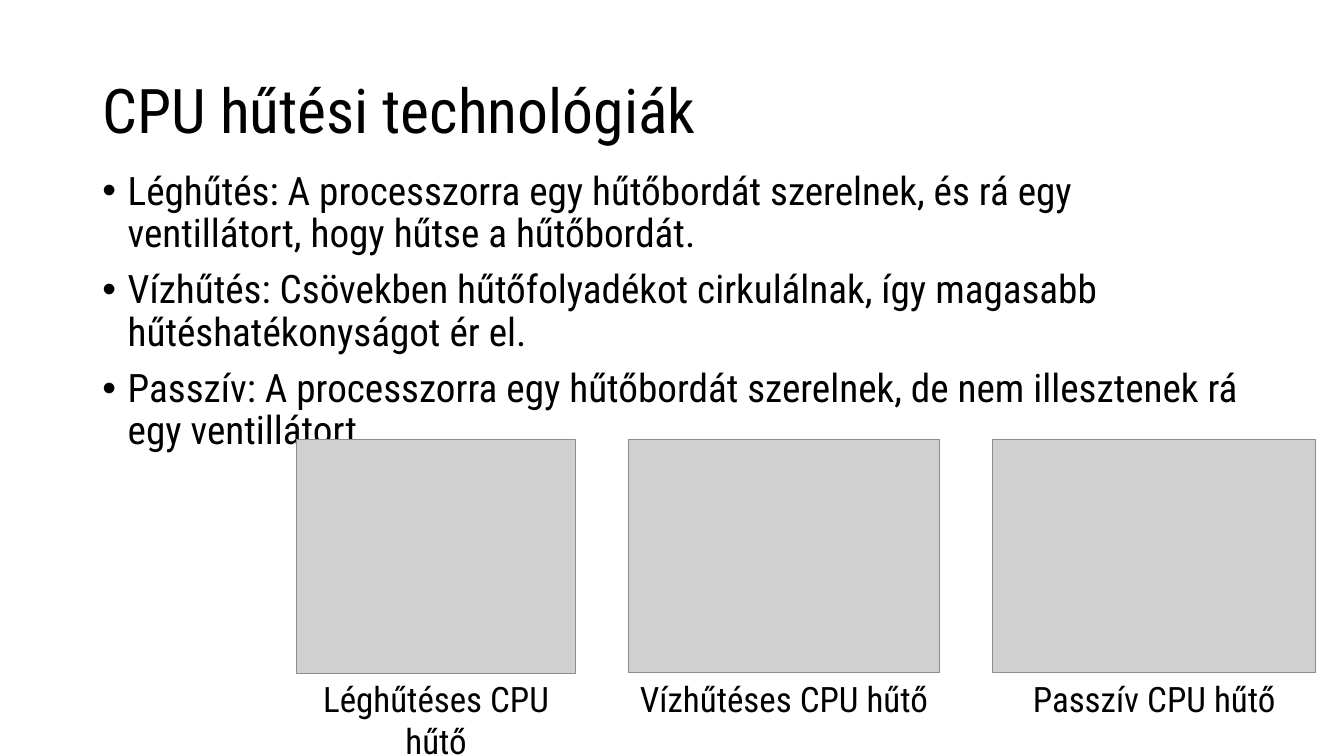
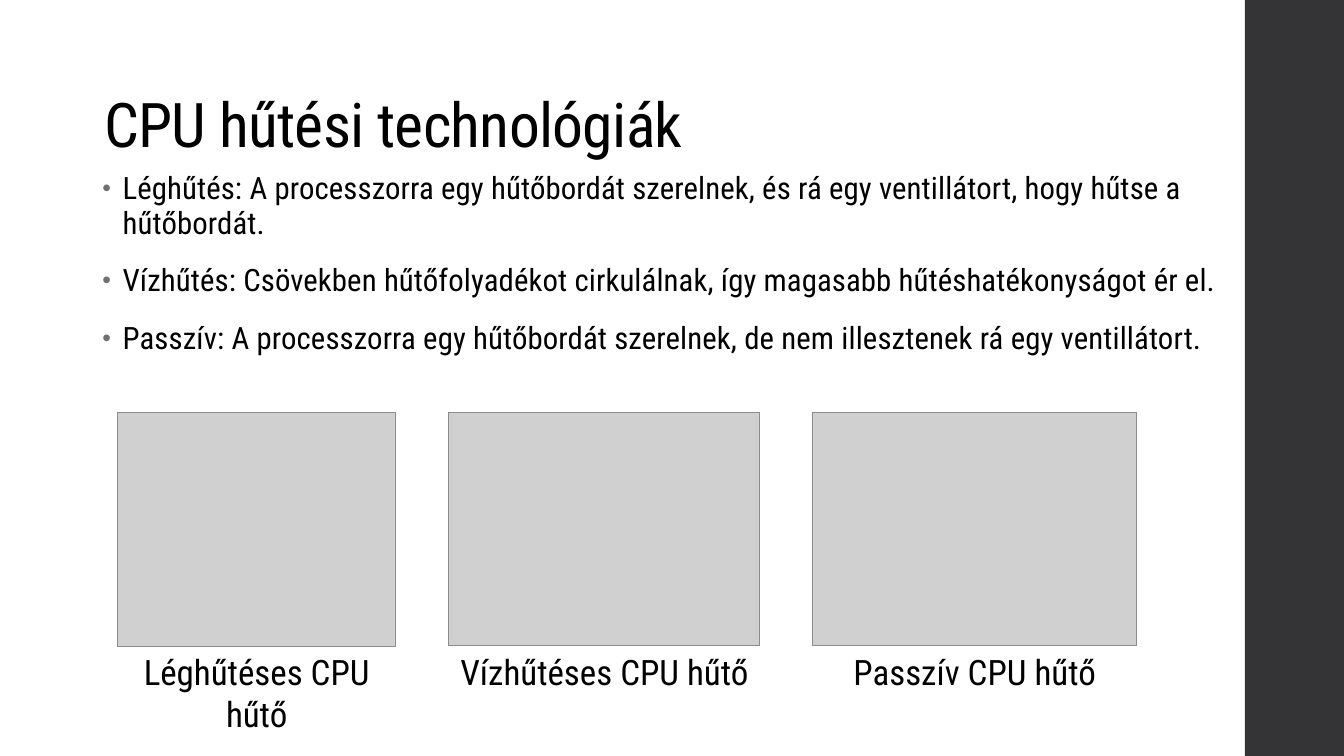
Before and after one commit to verbence/ppt-2022, a slide deck: slide 3 of cpuhutes.pptx. Drawn at 1344x756 pixels with LibreOffice and Linux fonts; fonts in the diff are those of the drawing; grey boxes stand for pictures. Boxes give left, top, right and bottom in pixels: in the first picture for what was removed or moved away, otherwise in the second. Text is boxed around its words. In the diff, an @@ line names an element or a change of style, - is before the commit and + after.

```diff
--- a/cpuhutes.pptx
+++ b/cpuhutes.pptx
@@ title "CPU hűtési technológiák": place and size @@
-title "CPU hűtési technológiák" at [102, 86, 696, 146]
+title "CPU hűtési technológiák" at [104, 100, 682, 160]
@@ title "CPU hűtési technológiák" at [104, 100, 682, 160]: letter spacing 0 to -0.5 pt; vertical alignment middle to bottom @@
@@ rectangle added at [1245, 0, 1344, 756], fill #353537 @@
@@ text "Léghűtés: A processzorra egy hűtőbordát ..." at [123, 176, 1215, 356]: size 28 to 22 pt, letter spacing 0 to 0.1 pt; indent changed; line spacing 0.9 to 0.95; more space between paragraphs @@
@@ 3 pictures: place and size @@
-3 pictures at [297, 440, 1316, 674]
+3 pictures at [117, 413, 1136, 647]
@@ 3 texts: place and size @@
-3 texts at [323, 685, 1275, 755]
+3 texts at [144, 658, 1096, 728]
```
Also in this commit, not shown: 11 other slides changed.
